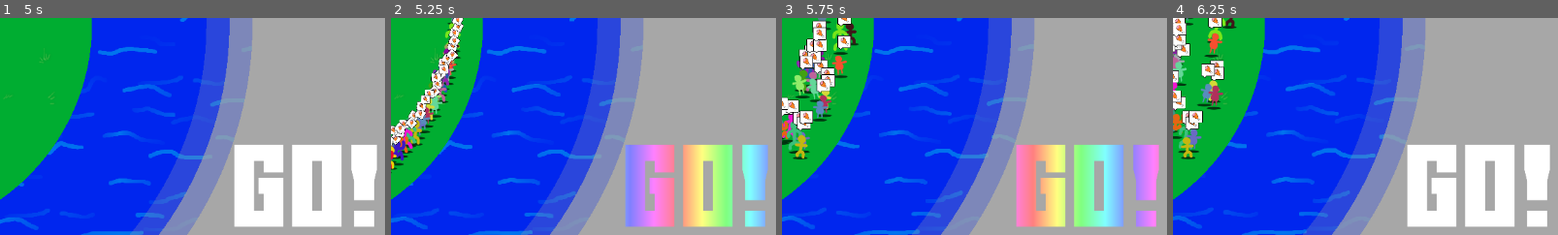
Above: before the commit, frames 1-4 (left to right).
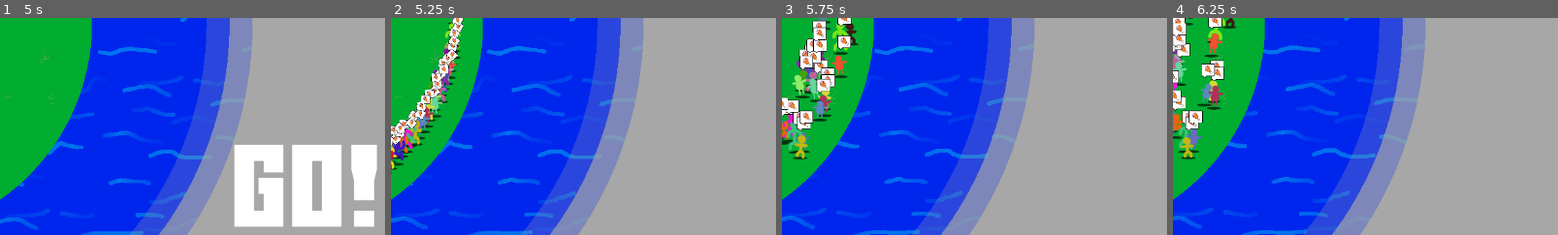
Above: after the commit, the same moments.

Repository: Viggzta/gmtk-jam-2024
Game: Godot game, scene res://scenes/levels/the_level.tscn
Two runs of this game, one before a commit and one after it. Both use one fixed random seed, a clock stepped at 60 frames per second and the inputs below. This scene is started directly instead of the project's main scene. Sound files missing from this copy of the repository are replaced by a short silence.
Inputs (mouse positions are % of the whole screen's width and height, from its top left):
- Up to frame 1 (5 s): tap Enter at 0.5 s; drag from (39, 32) to (60, 28) at 0.52 s; drag from (39, 50) to (45, 70) at 1.27 s; move the mouse to (39, 70) at 2.02 s; hold D (right) 2.03-2.75 s; hold B 2.03-2.75 s; click (39, 70) at 2.17 s; drag from (34, 30) to (20, 35) at 2.77 s; click "1" at 3.5 s; drag from (33, 50) to (55, 50) at 4.27 s
- Up to frame 2 (5.25 s): click (89, 87) at 5 s
- Up to frame 3 (5.75 s): no input
- Up to frame 4 (6.25 s): drag from (33, 70) to (13, 59) at 5.77 s
The pictures show only the part of the screen within x 49-99%, y 49-99%; the shares and areas given below are measured in that part.

Frame 1 is identical in both runs. In frame 2, 11% of the frame differs, in the area x 60-98%, y 58-97%; in frame 3, 11%; in frame 4, 11%.

Commit message:
disable some setup ui when in rush//go mode

Diff:
--- a/src/scenes/levels/the_level.gd
+++ b/src/scenes/levels/the_level.gd
@@ -15,6 +15,10 @@
 
 
 @onready var debug_window: Control = $CanvasLayer/DebugWindow
+@onready var action_bar: ActionBar = $CanvasLayer/ActionBar
+
+
+@onready var hud: TextureButton = $CanvasLayer/Control/Hud
 
 
 @export var buildable_radius: float = 2
@@ -194,8 +198,10 @@
 		$CanvasLayer/SatisfactionUi/ProgressBar.value = 100
 		buildings_placed.clear()
 		calculate_restrictions()
+		_set_visibility_on_setup_ui(true)
 	elif state == globals.GameState.Rush:
 		$CanvasLayer/SatisfactionUi.visible = true
+		_set_visibility_on_setup_ui(false)
 	elif state== globals.GameState.Failure:
 		Globals.current_day = 1
 		Globals.total_needs = 0
@@ -253,3 +259,8 @@
 
 func _on_win_screen_pressed_play_again() -> void:
 	_transition_game_state(globals.GameState.Failure)
+
+
+func _set_visibility_on_setup_ui(visible : bool)->void:
+	action_bar.visible = visible
+	hud.visible = visible
